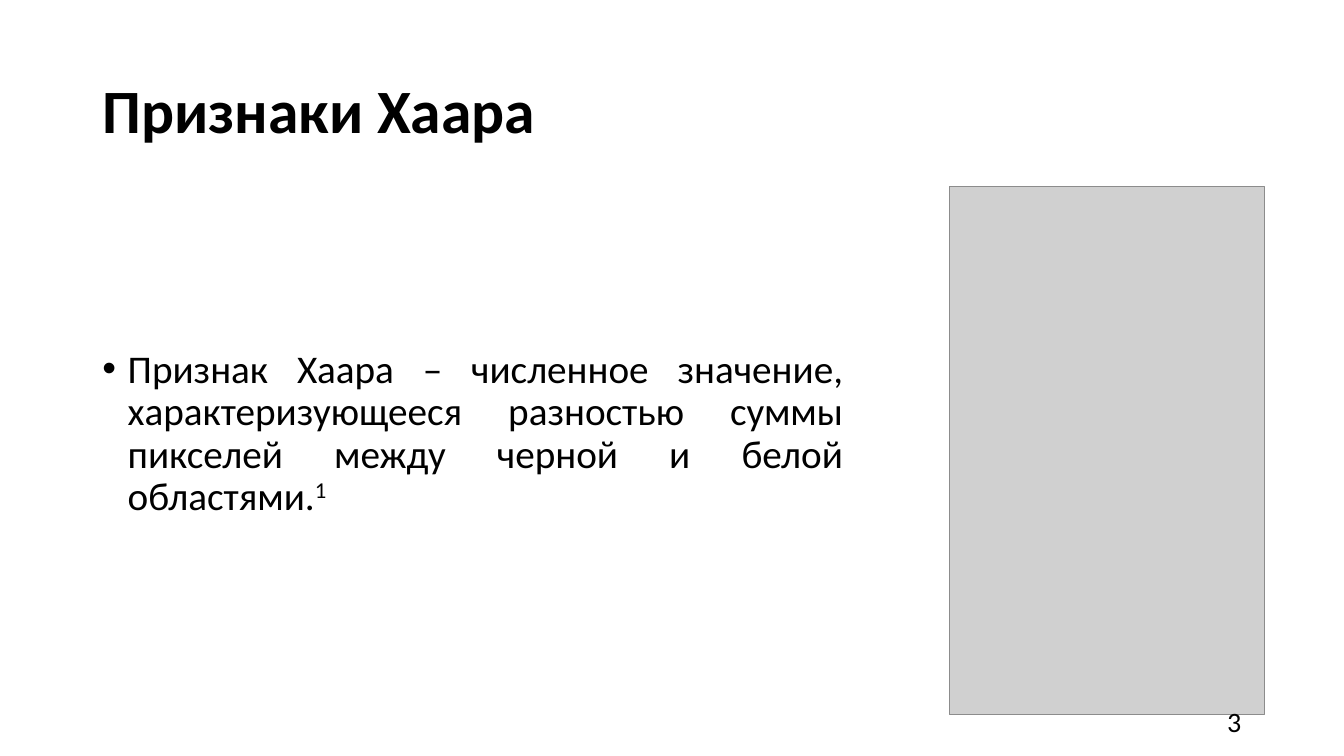
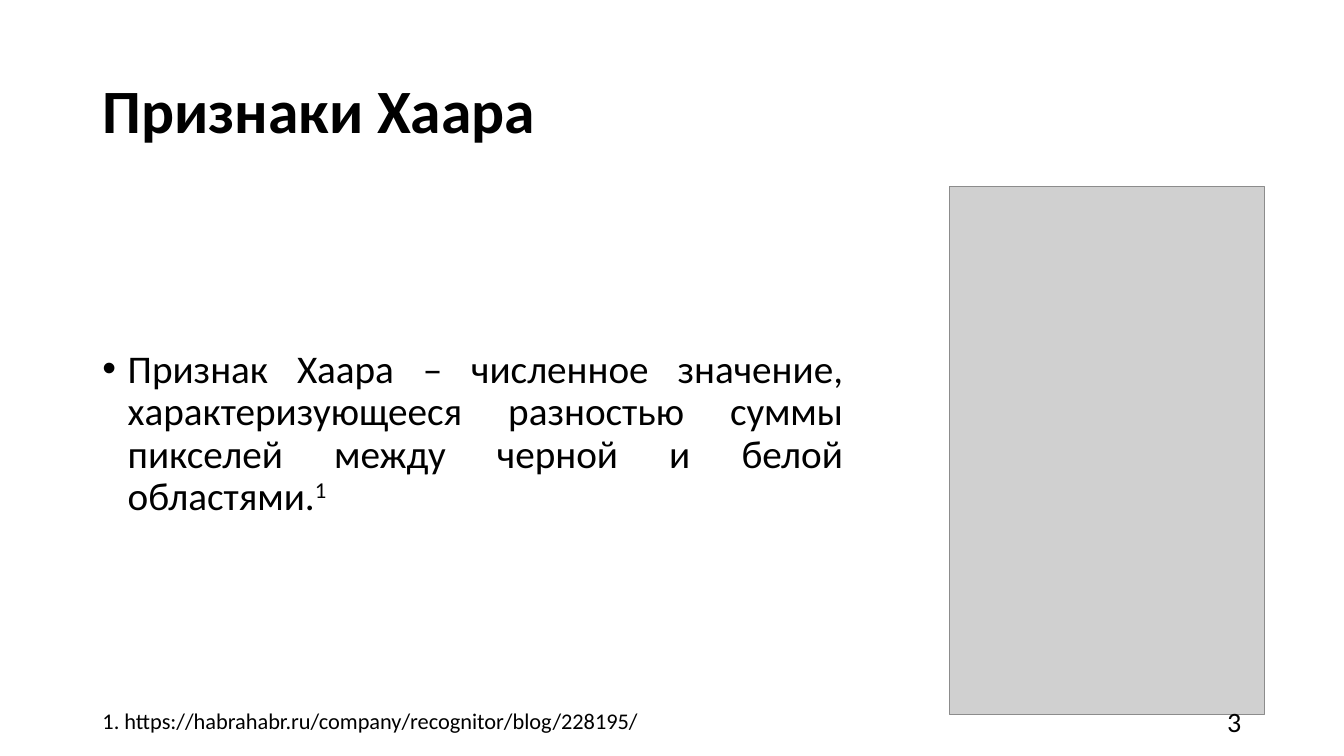
Before and after one commit to MYIIIKET/Diplom, a slide deck: slide 3 of Main/Презентация_BW.pptx. Drawn at 1344x756 pixels with LibreOffice and Linux fonts; fonts in the diff are those of the drawing; grey boxes stand for pictures. Boxes give left, top, right and bottom in pixels: in the first picture for what was removed or moved away, otherwise in the second. Text is boxed around its words. In the diff, an @@ line names an element or a change of style, - is before the commit and + after.

```diff
--- a/Main/Презентация_BW.pptx
+++ b/Main/Презентация_BW.pptx
@@ text added at (x1=102, y1=713, x2=637, y2=733), 16 pt, text #000000 @@
+1. https://habrahabr.ru/company/recognitor/blog/228195/
```
Also in this commit, not shown: 3 other slides changed, 1 slide added, 1 slide removed, 4 other files.
